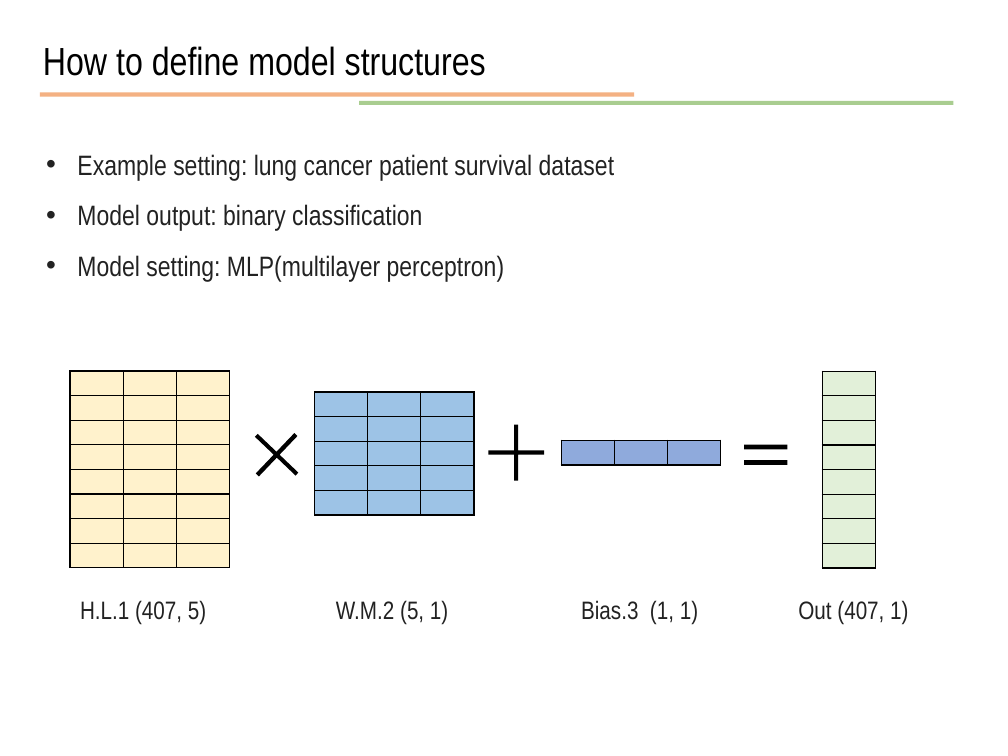
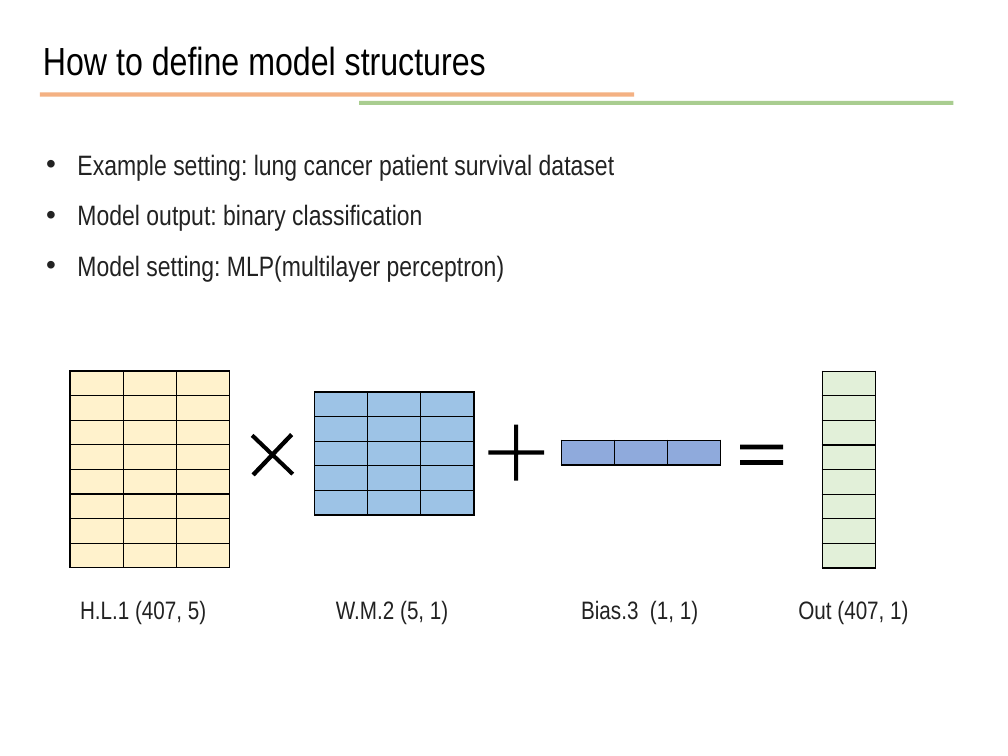
Before and after one commit to JunetaeKim/DeepLearningClass, a slide deck: slide 10 of Week9/week9 Introduction to tensorflow.pptx. Drawn at 1008x756 pixels with LibreOffice and Linux fonts; fonts in the diff are those of the drawing. Boxes give left, top, right and bottom in pixels: in the first picture for what was removed or moved away, otherwise in the second. Text is boxed around its words. In the diff, an @@ line names an element or a change of style, - is before the commit and + after.

```diff
--- a/Week9/week9 Introduction to tensorflow.pptx
+++ b/Week9/week9 Introduction to tensorflow.pptx
@@ plus: place and size @@
-plus at (238, 415, 317, 494)
+plus at (233, 415, 312, 494)
@@ math equal: place and size @@
-math equal at (737, 445, 795, 465)
+math equal at (732, 445, 790, 465)
```
Also in this commit, not shown: 2 other slides changed, 12 slides added, 1 other file.
